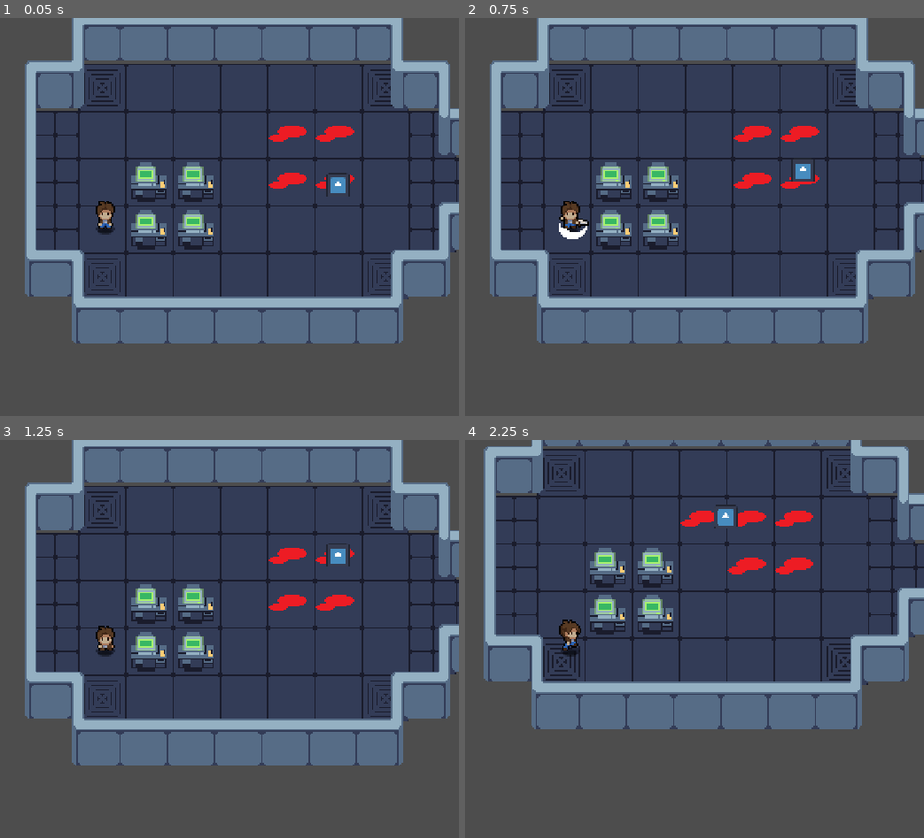
Above: before the commit, frames 1-4 (two rows, left to right).
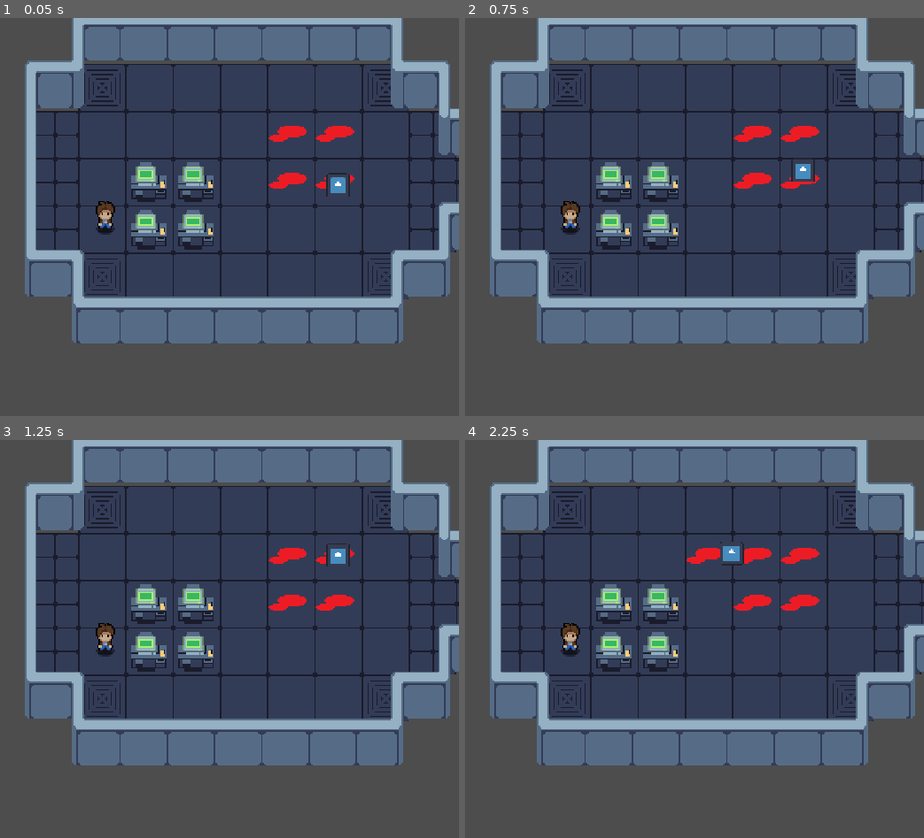
Above: after the commit, the same moments.

Repository: Airon-Tree/Ruin-Explorer-Project
Game: Godot game, scene res://Scense/playground.tscn
Same seed, same stepped clock (60 frames per second), same inputs: the game is played once before the commit and once after it. The engine's default icon, where the game draws it, is replaced by a stand-in: a white triangle on a blue panel in a dark square.
Inputs:
- Up to frame 1 (0.05 s): no input
- Up to frame 2 (0.75 s): hold D (right) from 0.53 s (still down); hold Z (attack) from 0.53 s (still down)
- Up to frame 3 (1.25 s): keep holding D (right); keep holding Z (attack)
- Up to frame 4 (2.25 s): release D (right) at 1.28 s; release Z (attack) at 1.28 s; hold S (down) 1.28-2.03 s; tap Z (attack) at 1.35 s; hold D (right) from 2.03 s (still down); hold Z (attack) from 2.03 s (still down)

Frame 1 is identical in both runs. In frame 2, 0.2% of the frame differs, in the area x 20-28%, y 49-56%; in frame 3, 0.2%; in frame 4, 46%, in the area x 4-100%, y 0-82%.
Error after the commit: Parse Error: Expected end of statement after expression, found "Identifier" instead. (res://Player/Scripts/player.gd:19)

Commit message:
update monster spit

Diff:
--- a/GeneralNodes/HitBox/hit_box.gd
+++ b/GeneralNodes/HitBox/hit_box.gd
@@ -1,7 +1,7 @@
 class_name HitBox
 extends Area2D
 
-@export var damage : int = 1
+@export var damage : int = 20
 @export var damage_interval : float = 0.5
 
 var overlapping_hurtboxes: Dictionary = {}
--- a/Player/Scripts/player.gd
+++ b/Player/Scripts/player.gd
@@ -15,6 +15,8 @@
 
 func _ready():
 	state_machine.Initialize(self)
+	var hurtbox = $Interactions/HurtBox  # 根据你的实际路径调整
+	hurtbox.Damaged.connect(_on_damaged)aw
 	pass
 
 func _process(delta):
@@ -62,3 +64,20 @@
 		return "up"
 	else:
 		return "side"
+
+###############################
+
+@export var max_health: int = 100
+var current_health: int = 100
+
+
+
+func _on_damaged(damage: int) -> void:
+	current_health -= damage
+	print("受到伤害！当前血量: ", current_health)
+
+	if current_health <= 0:
+		die()
+
+func die():
+	print("玩家死亡！")
--- a/Scense/playground.tscn
+++ b/Scense/playground.tscn
@@ -631,6 +631,7 @@
 [node name="Player" parent="." groups=["player"] instance=ExtResource("2_vyi3j")]
 position = Vector2(-14, 72)
 collision_mask = 18
+max_health = null
 
 [node name="CollisionShape2D" parent="Player" index="0"]
 shape = SubResource("RectangleShape2D_0186l")
--- a/bloodhunter.gd
+++ b/bloodhunter.gd
@@ -20,9 +20,11 @@
 var next_turn_time: float = 0.0
 var can_see_player_cached: bool = false
 var current_direction: Vector2 = Vector2.ZERO
+var last_direction: Vector2 = Vector2.ZERO  # 记录上一次的移动方向
 var last_position: Vector2
 var stuck_timer: float = 0.0
 var at_edge_timer: float = 0.0
+var just_hit_wall: bool = false  # 刚撞墙的标记
 
 func _ready():
 	var blood_nodes = get_tree().get_nodes_in_group("blood_layer")
@@ -48,25 +50,26 @@
 func _physics_process(delta):
 	update_grid_position()
 
-	# 检查是否在血上
 	if not blood_layer.has_blood(current_grid_pos):
 		turn_back_to_blood()
 		stuck_timer = 0.0
 		return
 
-	# 检测卡住 - 更灵敏的检测
+	# 检测卡住
 	var distance_moved = global_position.distance_to(last_position)
-	var expected_min_move = speed * delta * 0.3  # 期望移动距离的30%
+	var expected_min_move = speed * delta * 0.3
 
 	if distance_moved < expected_min_move:
 		stuck_timer += delta
-		# 降低触发时间：从0.1秒改为0.05秒
 		if stuck_timer > 0.05:
-			#print("卡住了！换方向")
+			# 撞墙了！
+			just_hit_wall = true
+			last_direction = current_direction  # 记录撞墙前的方向
 			turn_random()
 			stuck_timer = 0.0
 	else:
 		stuck_timer = 0.0
+		just_hit_wall = false
 
 	last_position = global_position
 
@@ -80,7 +83,7 @@
 	spit_timer += delta
 	if spit_timer >= spit_interval:
 		spit_timer = 0.0
-		spit_at_edge()
+		spit_blood()
 
 	# AI行为
 	if can_see_player_cached:
@@ -183,27 +186,38 @@
 
 func turn_random():
 	var directions = [Vector2.RIGHT, Vector2.LEFT, Vector2.UP, Vector2.DOWN]
-
-	# 尝试找一个没被完全堵住的方向
 	var available_dirs = []
+
 	for dir in directions:
-		# 简单测试：这个方向是否能移动一点点
 		var test_pos = global_position + dir * 5
 		available_dirs.append(dir)
 
 	if available_dirs.size() > 0:
 		current_direction = available_dirs[randi() % available_dirs.size()]
 	else:
-		# 全部方向都堵住，随机选一个
 		current_direction = directions[randi() % directions.size()]
 
 	velocity = current_direction * speed
-	#print("转向: ", current_direction)
 
 func choose_random_direction():
 	var directions = [Vector2.RIGHT, Vector2.LEFT, Vector2.UP, Vector2.DOWN]
 	current_direction = directions[randi() % directions.size()]
 	velocity = current_direction * speed
+
+func spit_blood():
+	if just_hit_wall and last_direction != Vector2.ZERO:
+		# 刚撞墙，朝撞墙前的方向喷血
+		var spit_grid = current_grid_pos + Vector2i(round(last_direction.x), round(last_direction.y))
+
+		# 检查是否可以喷
+		if not blood_layer.has_blood(spit_grid) and is_grid_walkable(spit_grid):
+			blood_layer.add_blood(spit_grid)
+			print("撞墙后喷血到: ", spit_grid, " 方向: ", last_direction)
+		else:
+			print("撞墙方向有障碍物，无法喷血")
+	else:
+		# 没撞墙，正常喷血（边缘方向）
+		spit_at_edge()
 
 func spit_at_edge():
 	var directions = [
